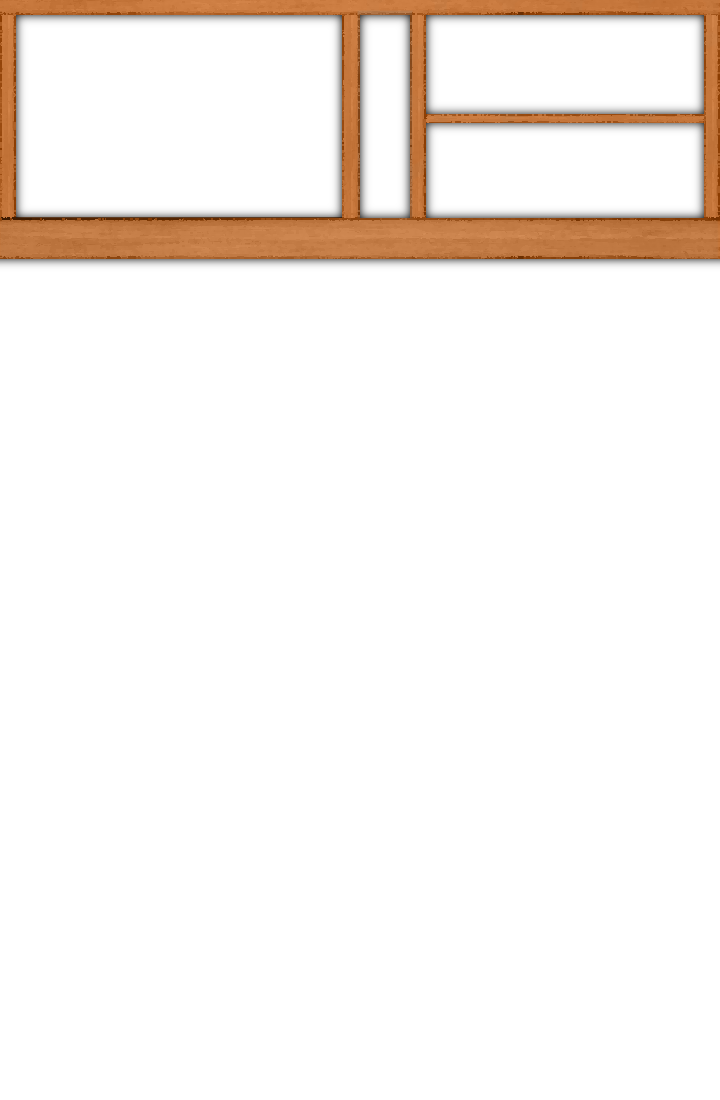
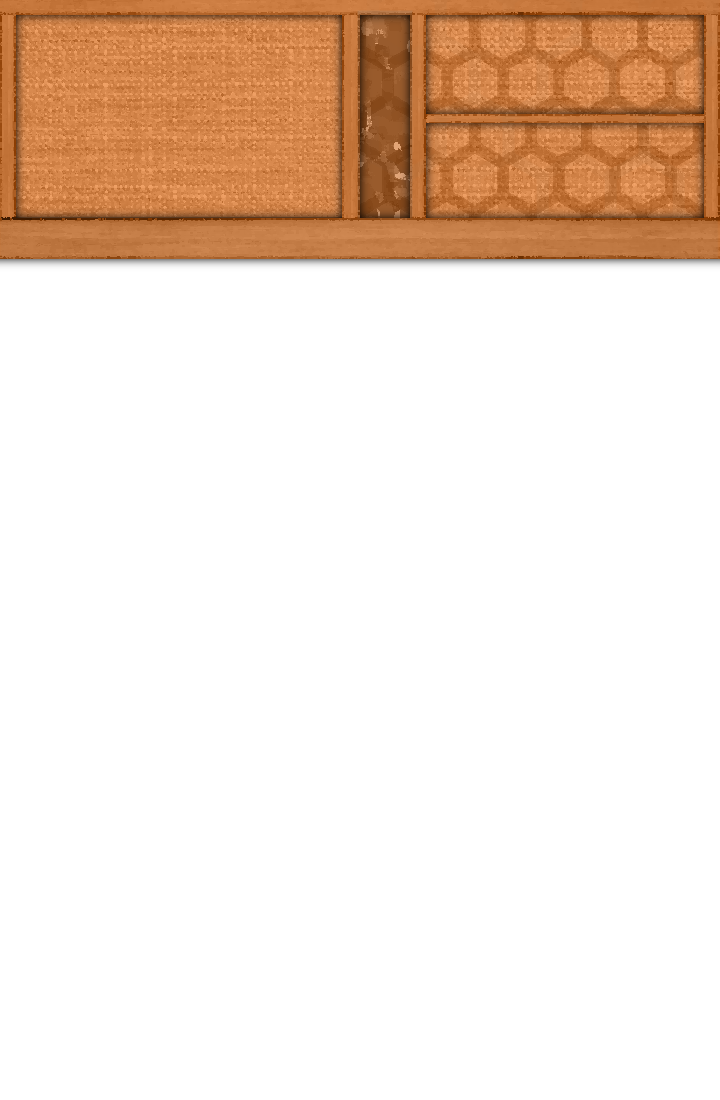
Layered file, before and after one edit (720×1100). Changes by layer:
painted on "plate2.png" (1st of 2, in "Group 7") over [16, 15, 704, 218]
painted on "Paint Layer 3" (1st of 2, in "Group 7") over [16, 15, 704, 218]
painted on "Paint Layer 2 (pasted)" (1st of 2, in "Group 7") over [16, 15, 704, 218]
painted on "Paint Layer 6" over [16, 15, 704, 218]
showed group "Group 8" (7 layers) over [16, 15, 704, 218]
painted on "plate2.png" (2nd of 2, in "Group 8") over [16, 15, 704, 218]
painted on "Paint Layer 3" (2nd of 2, in "Group 8") over [16, 15, 704, 218]
painted on "plate2 (1).png" (1st of 2, in "Group 8") over [320, 15, 512, 218]
painted on "Paint Layer 2 (pasted)" (2nd of 2, in "Group 8") over [16, 15, 704, 218]
